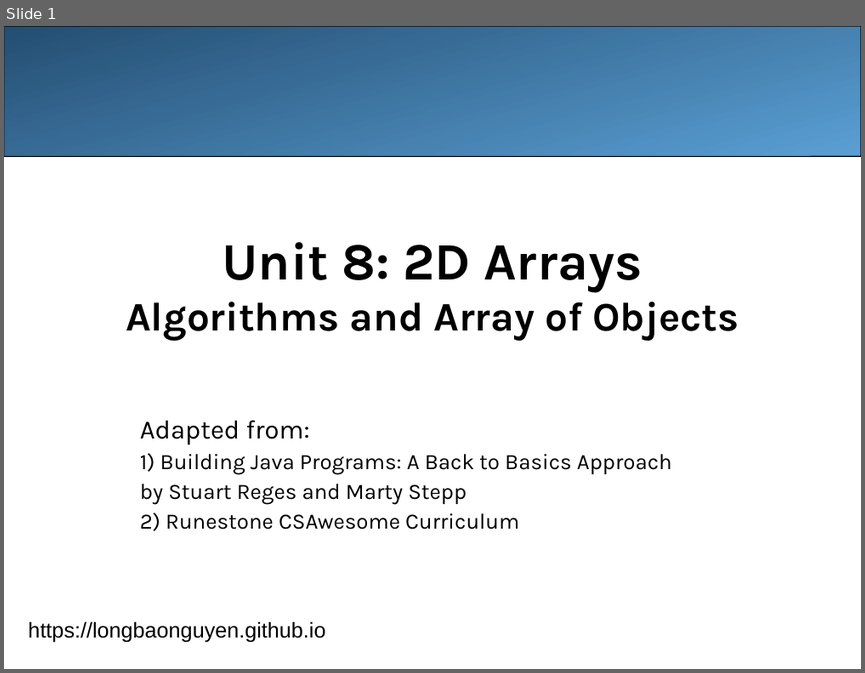
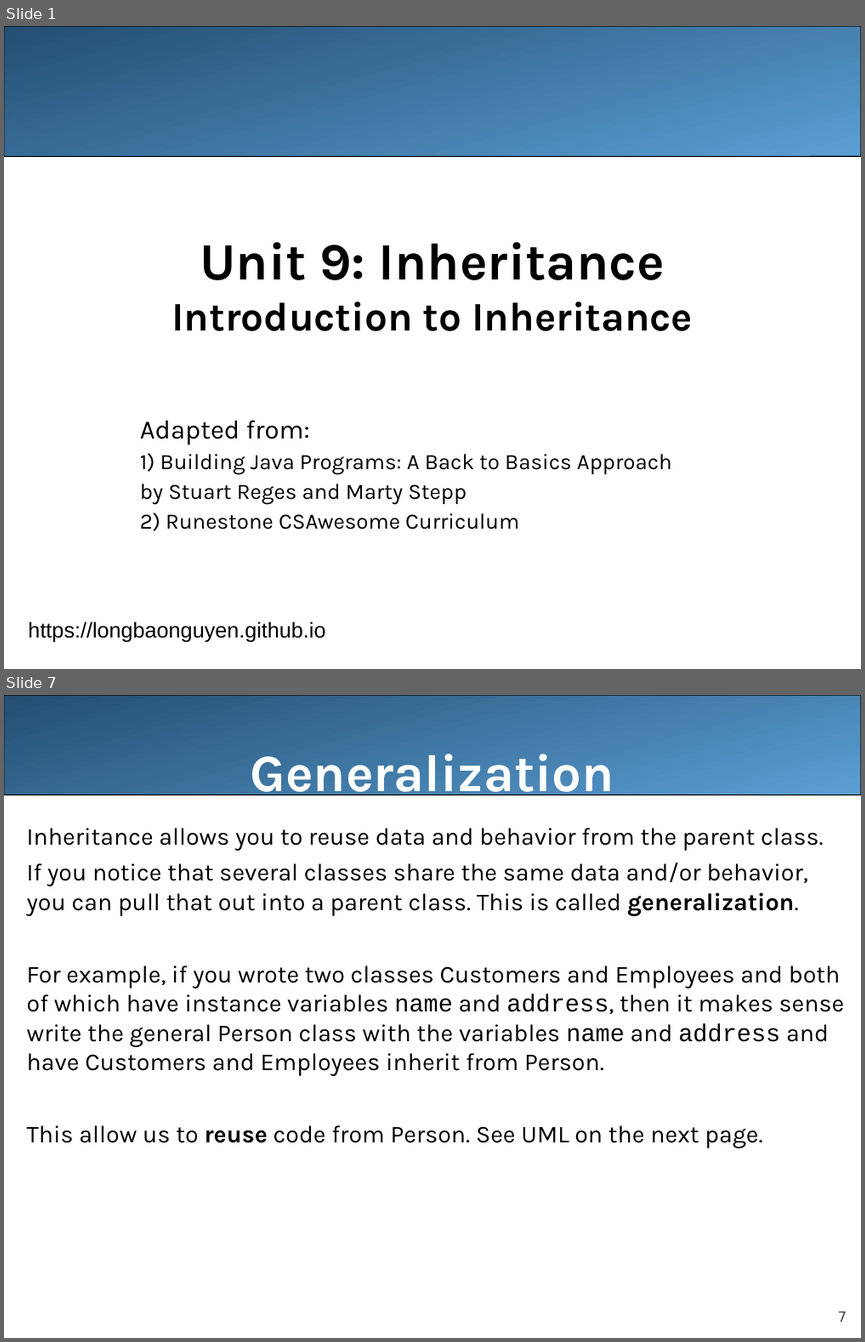
Before and after one commit to LongBaoNguyen/longbaonguyen.github.io, a slide deck: courses/apcsa/lecture21.ppt. Shown one above the other, each under a label of ours: slide 1 before the commit, slides 1 and 7 after it; the slides between them are not shown. The pictures are 865x673 and 865x1342 pixels, drawn with LibreOffice and Linux fonts; fonts in the diff are those of the drawing. Boxes give left, top, right and bottom in pixels: in the first picture for what was removed or moved away, otherwise in the second. Text is boxed around its words. In the diff, an @@ line names an element or a change of style, - is before the commit and + after.

```diff
--- a/courses/apcsa/lecture21.ppt
+++ b/courses/apcsa/lecture21.ppt
@@ slide 7 added at (x1=4, y1=695, x2=861, y2=1338), background #FFFFFF @@
@@ rounded rectangle added at (x1=4, y1=695, x2=861, y2=795), fill gradient #244E72 to #5A9FD4, outline #000000 0.74 pt @@
@@ title added at (x1=250, y1=754, x2=614, y2=804), 44 pt, text #FFFFFF, bold @@
+Generalization
@@ text added at (x1=27, y1=828, x2=845, y2=1148), 20.4 pt, text #000000 @@
+Inheritance allows you to reuse data and behavior from the parent class.
+If you notice that several classes share the same data and/or behavior, you can pull that out into a parent class. This is called generalization.
+For example, if you wrote two classes Customers and Employees and both of which have instance variables name and address, then it makes sense write the general Person class with the variables name and address and have Customers and Employees inherit from Person.
+This allow us to reuse code from Person. See UML on the next page.
@@ page number added at (x1=838, y1=1310, x2=847, y2=1321), 12 pt, text #424242 @@
+7
@@ slide 1 changed as well @@
@@ title at (x1=172, y1=242, x2=693, y2=331): text changed @@
-Unit 8: 2D Arrays
-Algorithms and Array of Objects
+Unit 9: Inheritance
+Introduction to Inheritance
```
Also in this commit, not shown: 24 other slides added, 24 slides removed, 21 other files.
